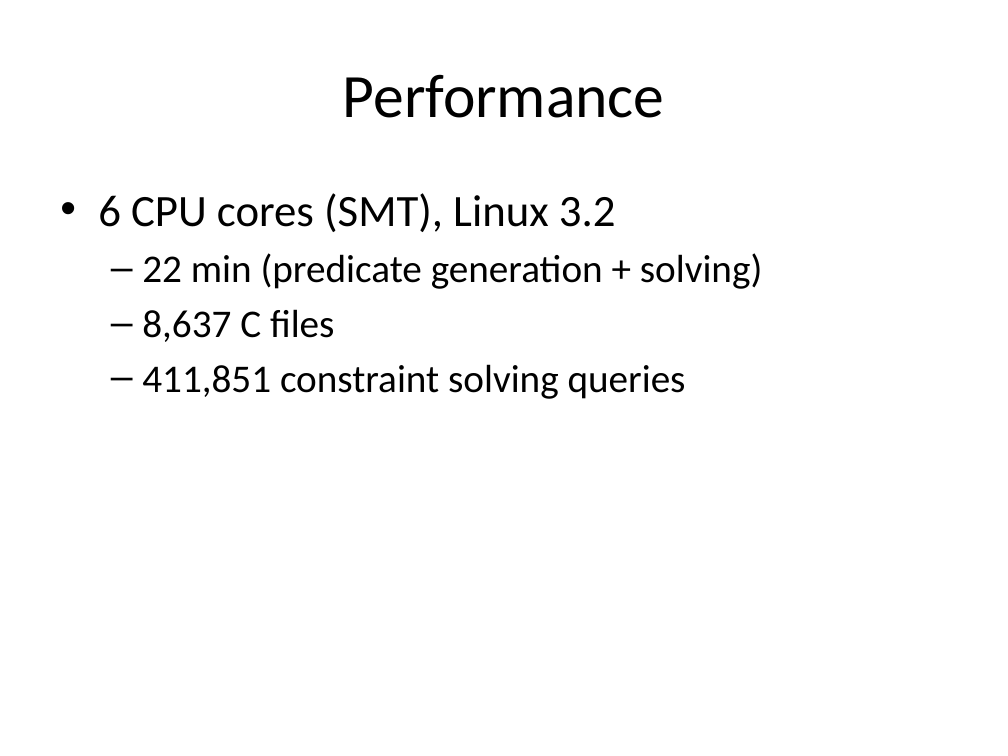
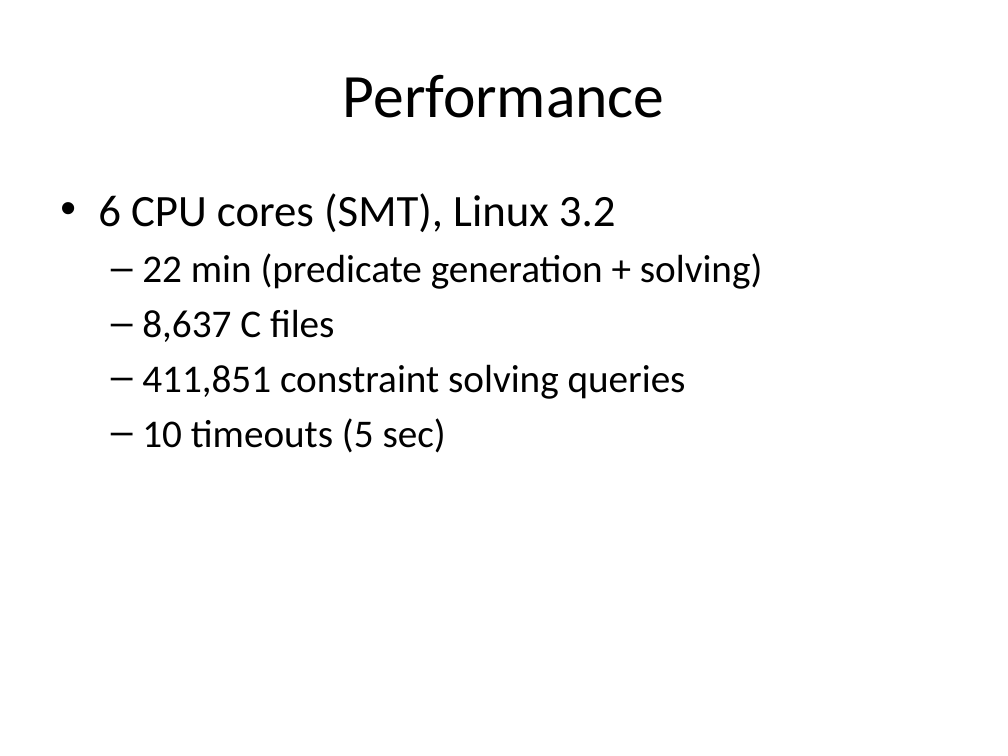
Before and after one commit to jiazhihao/6857, a slide deck: slide 29 of slides/kint.pptx (slide 26 before the commit). Drawn at 1008x756 pixels with LibreOffice and Linux fonts; fonts in the diff are those of the drawing. Boxes give left, top, right and bottom in pixels: in the first picture for what was removed or moved away, otherwise in the second. Text is boxed around its words. In the diff, an @@ line names an element or a change of style, - is before the commit and + after.

Commit message:
error example pics & timeout data

```diff
--- a/slides/kint.pptx
+++ b/slides/kint.pptx
@@ text at (142,418,446,453): paragraph added @@
+  – 10 timeouts (5 sec)
```
Also in this commit, not shown: 3 other slides changed, 3 slides added.
